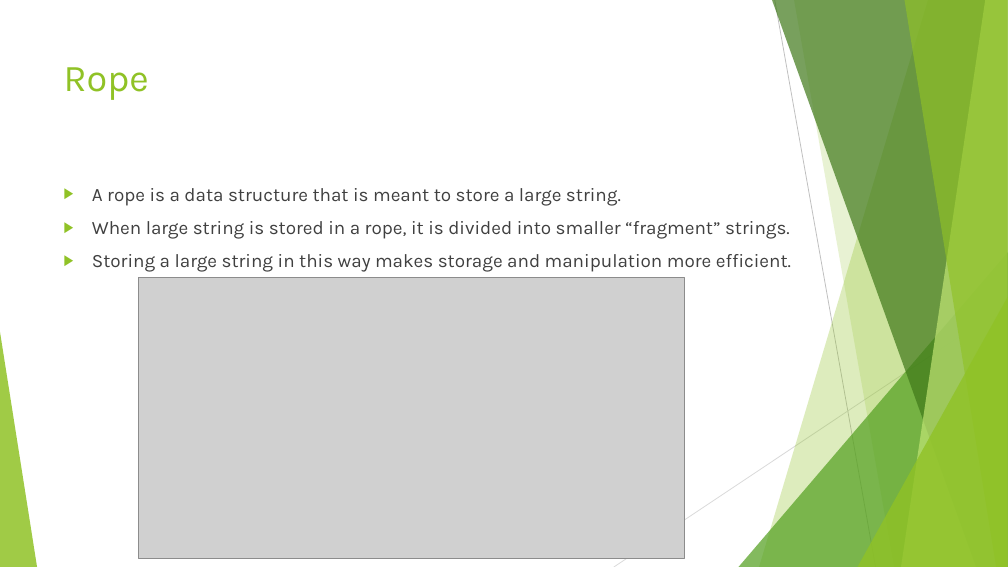
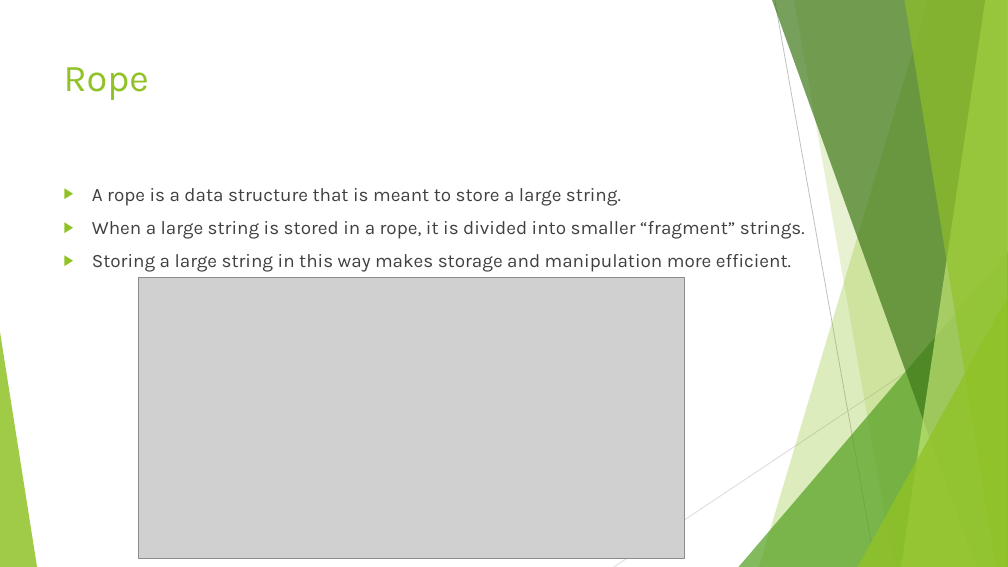
Before and after one commit to nbelliot/comp401, a slide deck: slide 2 of presentation1/Exercises.pptx. Drawn at 1008x567 pixels with LibreOffice and Linux fonts; fonts in the diff are those of the drawing; grey boxes stand for pictures. Boxes give left, top, right and bottom in pixels: in the first picture for what was removed or moved away, otherwise in the second. Text is boxed around its words. In the diff, an @@ line names an element or a change of style, - is before the commit and + after.

```diff
--- a/presentation1/Exercises.pptx
+++ b/presentation1/Exercises.pptx
@@ text at (92,221,805,239): text changed @@
-▶ When large string is stored in a rope, it is divided into smaller “fragment” strings.
+▶ When a large string is stored in a rope, it is divided into smaller “fragment” strings.
```
Also in this commit, not shown: 1 other slide changed, 1 other file.
